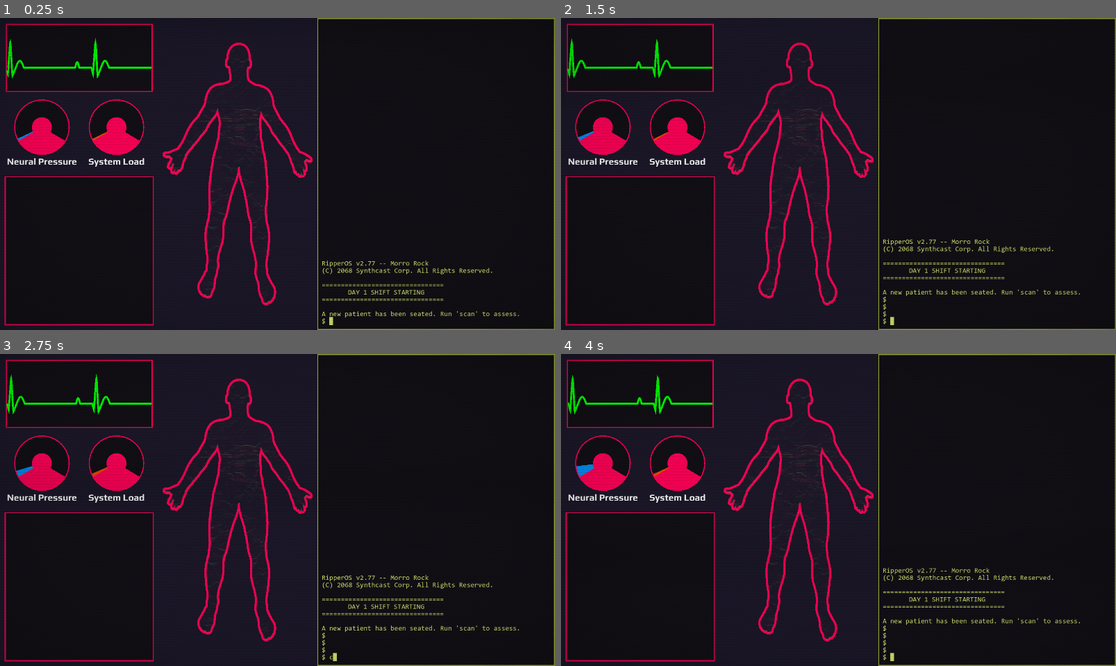
Above: before the commit, frames 1-4 (two rows, left to right).
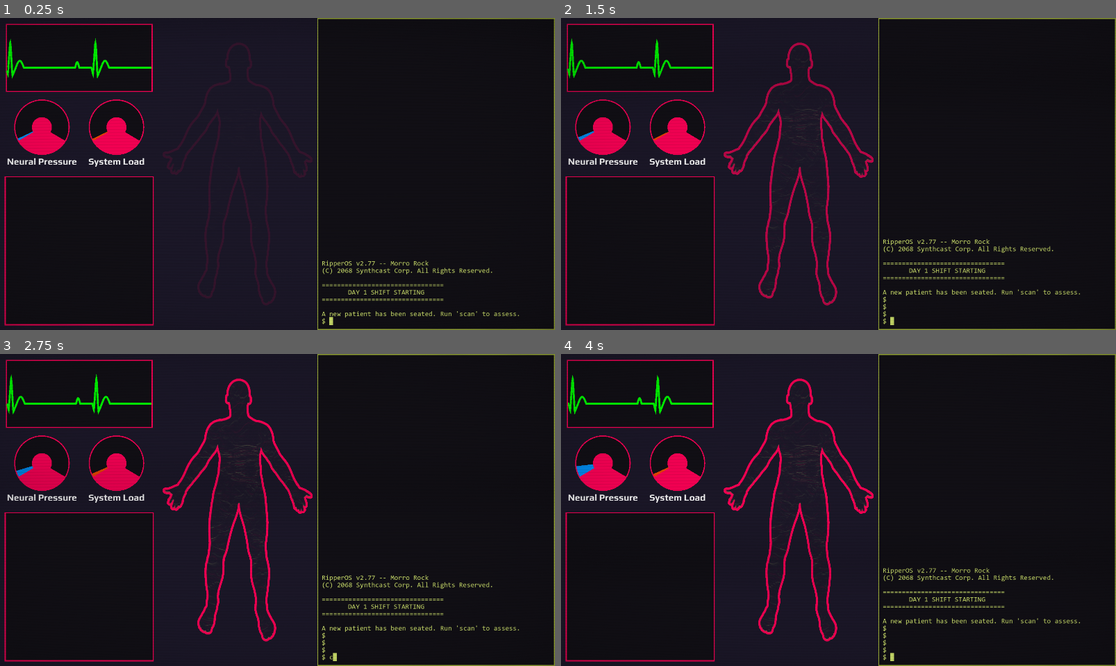
Above: after the commit, the same moments.

Repository: aaronrjackson/ripperdoc
Game: Godot game, scene res://main.tscn
Two runs of this game, one before a commit and one after it. Both use one fixed random seed, a clock stepped at 60 frames per second and the inputs below.
Inputs:
- Up to frame 1 (0.25 s): no input
- Up to frame 2 (1.5 s): tap Enter at 0.5, 0.6 s; hold Right 0.53-1.28 s; hold Down from 1.28 s (still down); tap Keypad Enter at 1.35 s
- Up to frame 3 (2.75 s): release Down at 2.03 s; hold Right from 2.03 s (still down); tap C at 2.1 s
- Up to frame 4 (4 s): release Right at 2.78 s; hold Up 2.78-3.53 s; tap Backspace at 2.85 s; hold Left from 3.53 s (still down); tap Enter at 3.6 s

The runs differ from the first frame. In frame 1, 1.8% of the frame differs, in the area x 29-57%, y 7-93%; in frame 2, 1.6%; in frame 3, less than 0.1%; in frame 4, less than 0.1%.

Commit message:
fade in and out on dismiss and load

Diff:
--- a/main.tscn
+++ b/main.tscn
@@ -15,7 +15,7 @@
 shader_parameter/vignette_intensity = 0.12400000589
 shader_parameter/flicker_intensity = 0.018000000855
 shader_parameter/noise_intensity = 0.0750000035625
-shader_parameter/bar_intensity = 0.0530000025175
+shader_parameter/bar_intensity = 0.0750000035625
 shader_parameter/bar_speed = 0.1590000075525
 shader_parameter/bar_thickness = 0.1310000062225
 shader_parameter/fisheye_strength = 0.3150000149625
--- a/patient.gd
+++ b/patient.gd
@@ -6,38 +6,61 @@
 
 var flatline_tween: Tween = null
 var death_tween: Tween = null
+var dismiss_tween: Tween = null
 
 func _ready() -> void:
 	GameManager.character_died.connect(_on_character_died)
 	GameManager.character_loaded.connect(_on_character_loaded)
+	GameManager.character_dismissed.connect(_on_character_dismissed)
+
+func _get_mat() -> ShaderMaterial:
+	return base.material as ShaderMaterial
+
+func _on_character_dismissed() -> void:
+	var mat = _get_mat()
+	if mat == null:
+		return
+	if dismiss_tween != null and dismiss_tween.is_running():
+		dismiss_tween.kill()
+	dismiss_tween = create_tween()
+	dismiss_tween.tween_method(
+		func(v): mat.set_shader_parameter("opacity", v), 1.0, 0.0, 2.0)
 
 func _on_character_died() -> void:
 	death_sound.play()
 	flatline_sound.play()
 	flatline_sound.volume_db = -32.0
-	# start fade after a delay
+
 	flatline_tween = create_tween()
-	flatline_tween.tween_interval(4.0)  # play at full volume for 5 seconds
+	flatline_tween.tween_interval(4.0)
 	flatline_tween.tween_method(
-		func(v): flatline_sound.volume_db = v, -32.0, -80.0, 4.0)  # fade over 4 seconds
+		func(v): flatline_sound.volume_db = v, -32.0, -80.0, 4.0)
 	flatline_tween.tween_callback(func(): flatline_sound.stop())
 
-	var mat = base.material as ShaderMaterial
+	var mat = _get_mat()
 	if mat == null:
 		return
 	death_tween = create_tween()
 	death_tween.tween_method(
 		func(v): mat.set_shader_parameter("glitch_intensity", v), 0.0, 1.8, 3.5)
-	death_tween.tween_interval(4.0) # wait 2 seconds before fading
-	death_tween.tween_property(base, "modulate:a", 0.0, 6)
+	death_tween.tween_interval(4.0)
+	death_tween.tween_method(
+		func(v): mat.set_shader_parameter("opacity", v), 1.0, 0.0, 6.0)
 
 func _on_character_loaded(character: Character) -> void:
 	flatline_sound.stop()
-	# kill any running death tween before resetting
+
 	if death_tween != null and death_tween.is_running():
 		death_tween.kill()
-	var mat = base.material as ShaderMaterial
+	if dismiss_tween != null and dismiss_tween.is_running():
+		dismiss_tween.kill()
+
+	var mat = _get_mat()
 	if mat == null:
 		return
 	mat.set_shader_parameter("glitch_intensity", 0.0)
-	base.modulate.a = 1.0
+	mat.set_shader_parameter("opacity", 0.0)
+
+	var fade_in = create_tween()
+	fade_in.tween_method(
+		func(v): mat.set_shader_parameter("opacity", v), 0.0, 1.0, 2.0)
--- a/patient.gdshader
+++ b/patient.gdshader
@@ -2,6 +2,7 @@
 
 uniform float glitch_intensity : hint_range(0.0, 1.0) = 0.0;
 uniform float time_offset = 0.0;
+uniform float opacity : hint_range(0.0, 1.0) = 1.0;
 
 void fragment() {
 	float t = TIME + time_offset;
@@ -11,7 +12,6 @@
 	float noise = fract(sin(slice * 127.3 + t * 7.0) * 4375.5453);
 	float offset = (noise - 0.5) * glitch_intensity * 0.3;
 
-	// only displace some slices
 	if (noise > (1.0 - glitch_intensity * 0.8)) {
 		offset *= 3.0;
 	} else {
@@ -20,19 +20,17 @@
 
 	vec2 uv = UV + vec2(offset, 0.0);
 
-	// rgb channel split
 	vec4 col_r = texture(TEXTURE, uv + vec2(glitch_intensity * 0.02, 0.0));
 	vec4 col_g = texture(TEXTURE, uv);
 	vec4 col_b = texture(TEXTURE, uv - vec2(glitch_intensity * 0.02, 0.0));
 
 	vec4 col = vec4(col_r.r, col_g.g, col_b.b, col_g.a);
 
-	// flicker
 	float flicker = 1.0 - glitch_intensity * 0.3 * fract(sin(t * 60.0) * 1000.0);
 	col.rgb *= flicker;
 
-	// fade out overall
 	col.a *= 1.0 - glitch_intensity * 0.7;
+	col.a *= opacity;
 
 	COLOR = col;
 }
--- a/patient.tscn
+++ b/patient.tscn
@@ -20,6 +20,7 @@
 shader = ExtResource("1_85boj")
 shader_parameter/glitch_intensity = 0.0
 shader_parameter/time_offset = 0.0
+shader_parameter/opacity = 1.0
 
 [node name="Patient" type="Control" unique_id=196831882]
 custom_minimum_size = Vector2(100, 100)
